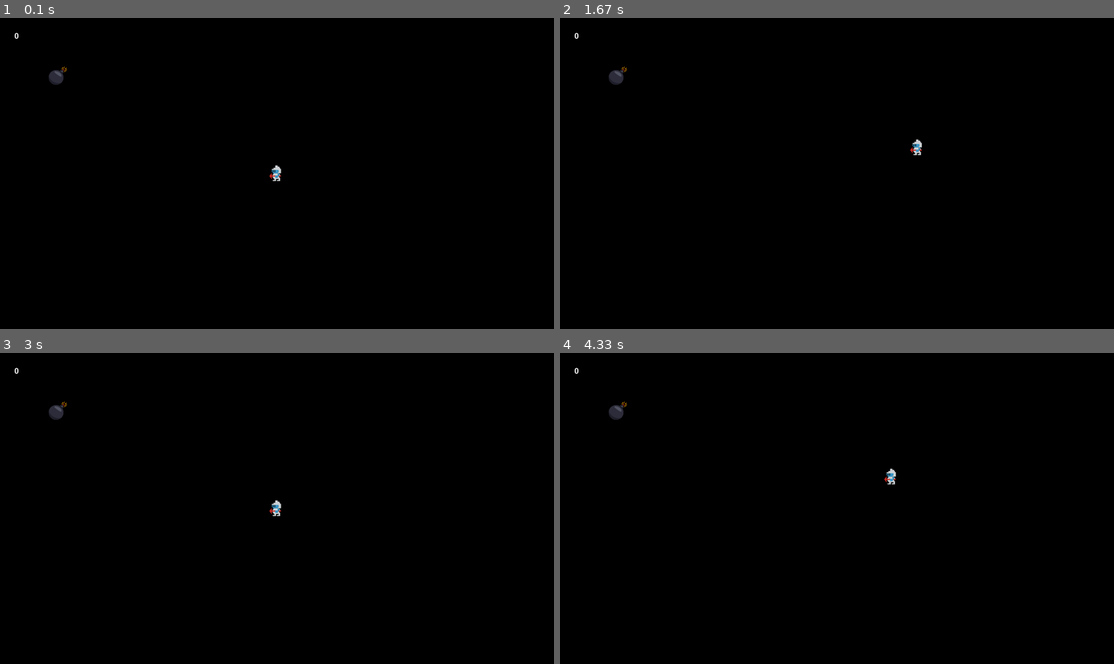
Above: before the commit, frames 1-4 (two rows, left to right).
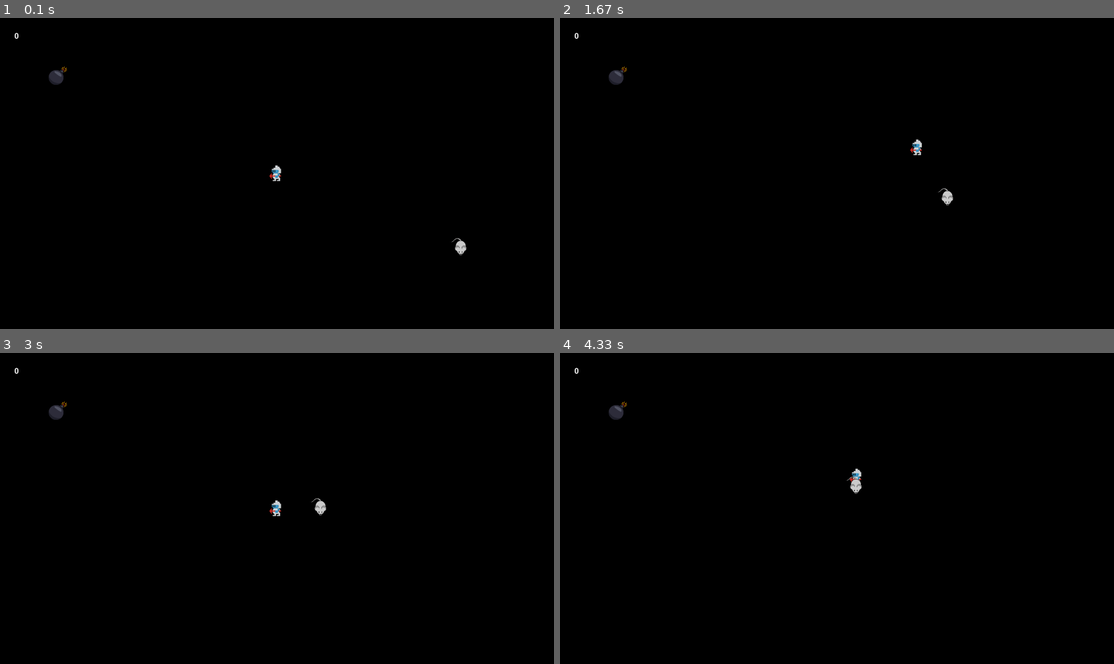
Above: after the commit, the same moments.

Repository: lambo-n/thecoderschool-pygames
Game: pygame game, started from game.py
Two runs of this game, one before a commit and one after it. Both use one fixed random seed, a clock stepped at 60 frames per second and the inputs below.
Inputs:
- Up to frame 1 (0.1 s): no input
- Up to frame 2 (1.67 s): hold Right 0.33-0.8 s; hold Up 0.83-1.13 s; hold Right 1.17-1.63 s
- Up to frame 3 (3 s): hold Left 1.67-2.2 s; hold Down 2.23-2.53 s; hold Left 2.57-2.97 s
- Up to frame 4 (4.33 s): hold Up 3-3.37 s; hold Right 3.4-4.03 s

The runs differ from the first frame. In frame 1, less than 0.1% of the frame differs, in the area x 81-85%, y 70-77%; in frame 2, less than 0.1%; in frame 3, less than 0.1%; in frame 4, 0.2%, in the area x 51-61%, y 37-46%.

Commit message:
day 2 collision and cop sprites

Diff:
--- a/game.py
+++ b/game.py
@@ -12,6 +12,7 @@
 # init position 2d vectors
 player_pos = pygame.Vector2(screen.get_width() / 2, screen.get_height() / 2)
 coin_pos = pygame.Vector2(200, 200)
+cop_pos = pygame.Vector2(1600, 800)
 
 # initialize game logic variables
 coinsCollected = 0
@@ -22,6 +23,9 @@
 
 robberImage = pygame.image.load("assets/digdug.png").convert_alpha()
 robberImage = pygame.transform.scale(robberImage, (64, 64))
+
+copImage = pygame.image.load("assets/cops.png").convert_alpha()
+copImage = pygame.transform.scale(copImage, (64, 64))
 
 # text font
 font = pygame.font.SysFont(None, 40)
@@ -37,8 +41,8 @@
     screen.fill((0, 0, 0))
 
     # number of coins collected display
-    text_surface = font.render(str(coinsCollected), True, (255, 255, 255))
-    screen.blit(text_surface, (50, 50))
+    textScore = font.render(str(coinsCollected), True, (255, 255, 255))
+    screen.blit(textScore, (50, 50))
 
     # robber player sprite
     robberRect = robberImage.get_rect(center=player_pos)
@@ -48,12 +52,20 @@
     coinRect = coinImage.get_rect(center=coin_pos)
     screen.blit(coinImage, coinRect)
 
+    # cop sprite
+    copRect = coinImage.get_rect(center=cop_pos)
+    screen.blit(copImage, copRect)
+
     # collision check between player and coin
     if robberRect.colliderect(coinRect):
         coin_pos.x = random.randint(0, 1280)
         coin_pos.y = random.randint(0, 720)
         print("coin collected")
         coinsCollected += 1
+
+    # collision check between player and cop
+    if robberRect.collidepoint(cop_pos):
+        running = False
 
     # input key handler
     keys = pygame.key.get_pressed()
@@ -66,6 +78,20 @@
     if keys[pygame.K_RIGHT]:
         player_pos.x += 300 * dt
 
+
+
+    # cop chases the robber
+    direction = player_pos - cop_pos
+    if direction.length() > 0:
+        direction = direction.normalize()
+        cop_speed = 200
+        cop_pos += direction * cop_speed * dt
+
+
+
+
+
+
     # flip() the display to put your work on screen
     pygame.display.flip()
 
@@ -74,4 +100,6 @@
     # independent physics.
     dt = clock.tick(60) / 1000
 
+
+pygame.time.wait(3000)
 pygame.quit()
Binary file added: assets/cops.png
